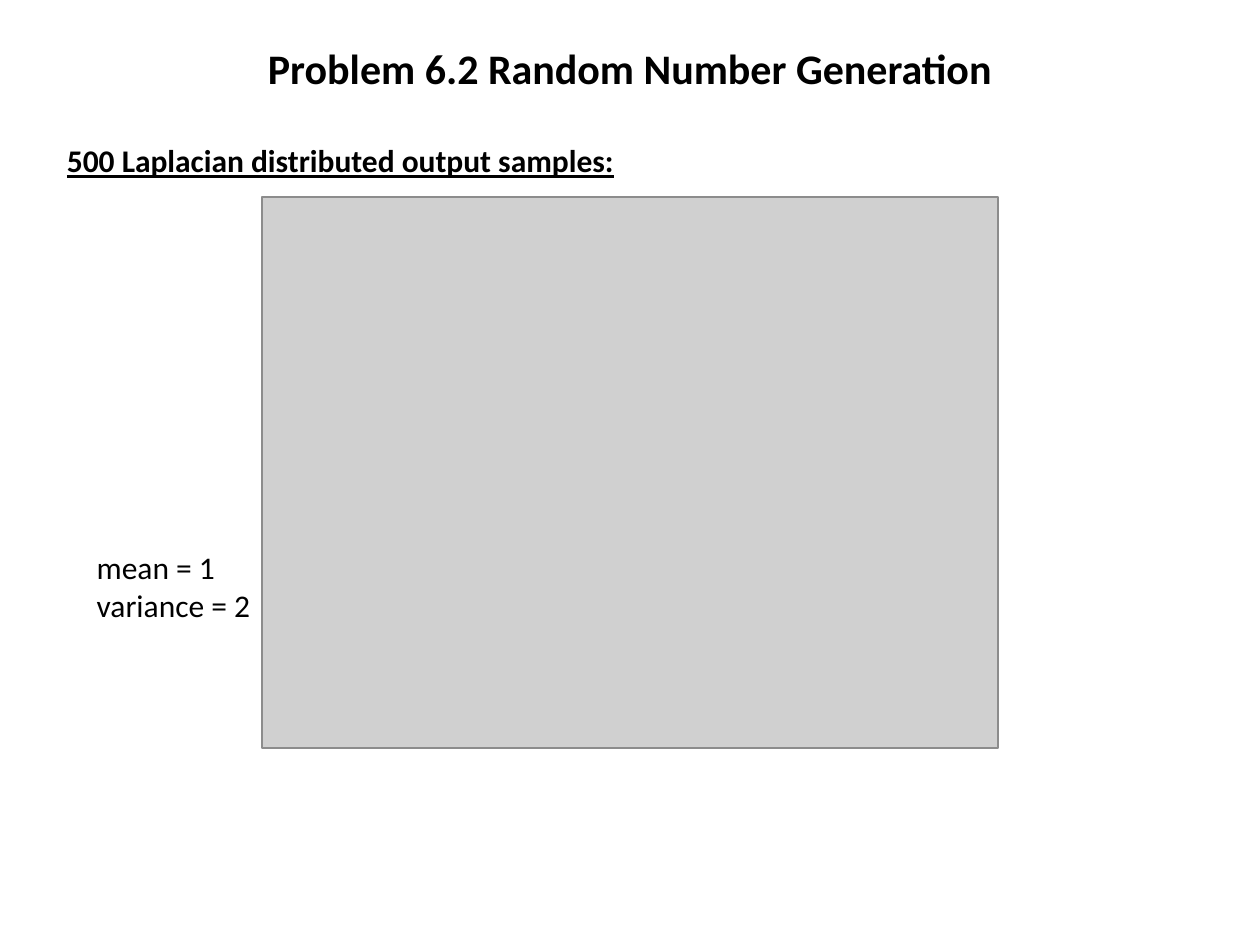
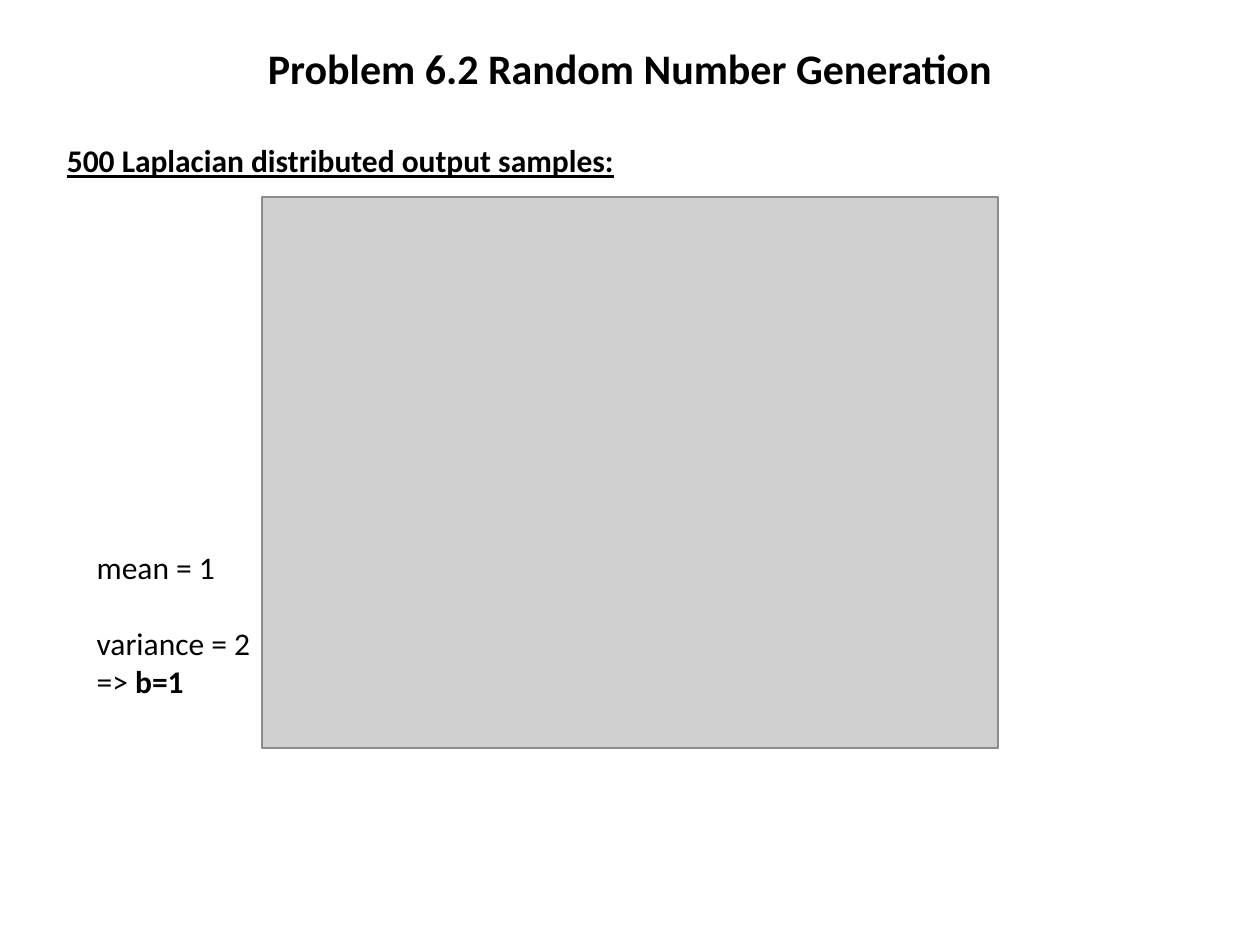
Before and after one commit to tillrohrmann/edu-tub-mi2, a slide deck: slide 5 of exercises/exercise6/Jens/Presentation/Ergebnisse_Uebung6_Jens.odp. Drawn at 1260x945 pixels with LibreOffice and Linux fonts; fonts in the diff are those of the drawing; grey boxes stand for pictures. Boxes give left, top, right and bottom in pixels: in the first picture for what was removed or moved away, otherwise in the second. Text is boxed around its words. In the diff, an @@ line names an element or a change of style, - is before the commit and + after.

Commit message:
Presentation changed

```diff
--- a/exercises/exercise6/Jens/Presentation/Ergebnisse_Uebung6_Jens.odp
+++ b/exercises/exercise6/Jens/Presentation/Ergebnisse_Uebung6_Jens.odp
@@ text at (x1=135, y1=671, x2=183, y2=694): paragraph added @@
+=> b=1
```
Also in this commit, not shown: 2 other slides changed, 1 slide added, 2 other files.
